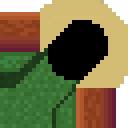
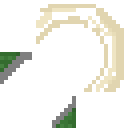
Two versions of the same layered image (128 x 128). Layer-by-layer changes:
added layer "Lip" above "Shadow" over [0, 52, 76, 128]
"Shadow": opacity 100% → 50%, moved it above "Table", painted on it over [0, 4, 124, 128]
hid "Table", painted on it over [0, 0, 128, 128]
hid "Layer 6", painted on it over [0, 48, 80, 128]
